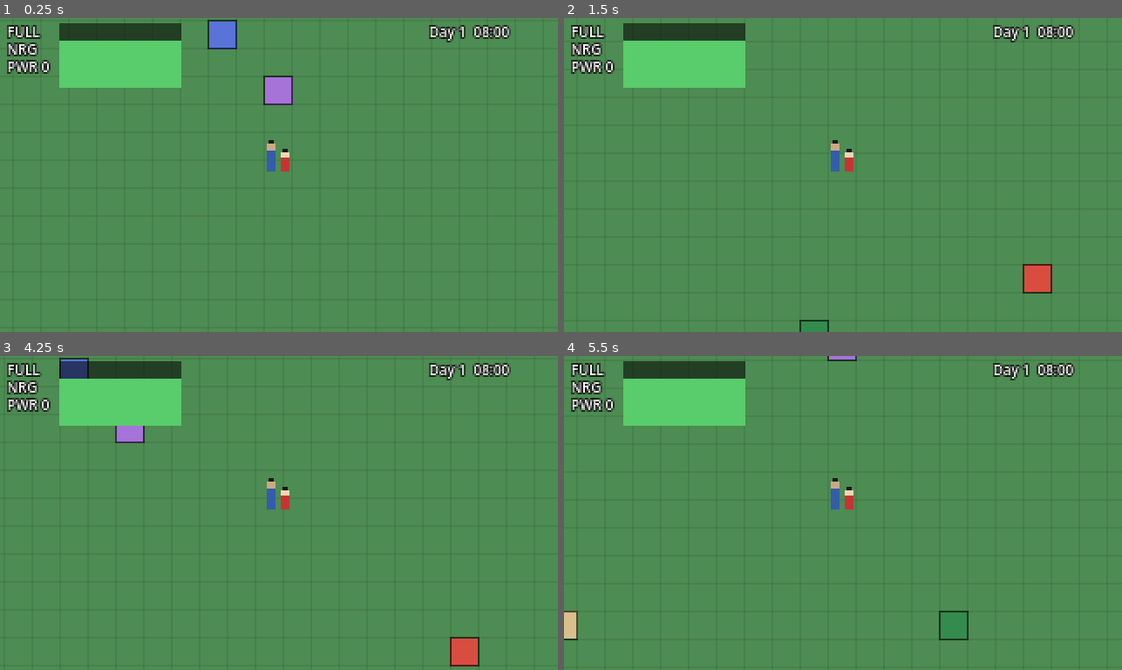
Above: before the commit, frames 1-4 (two rows, left to right).
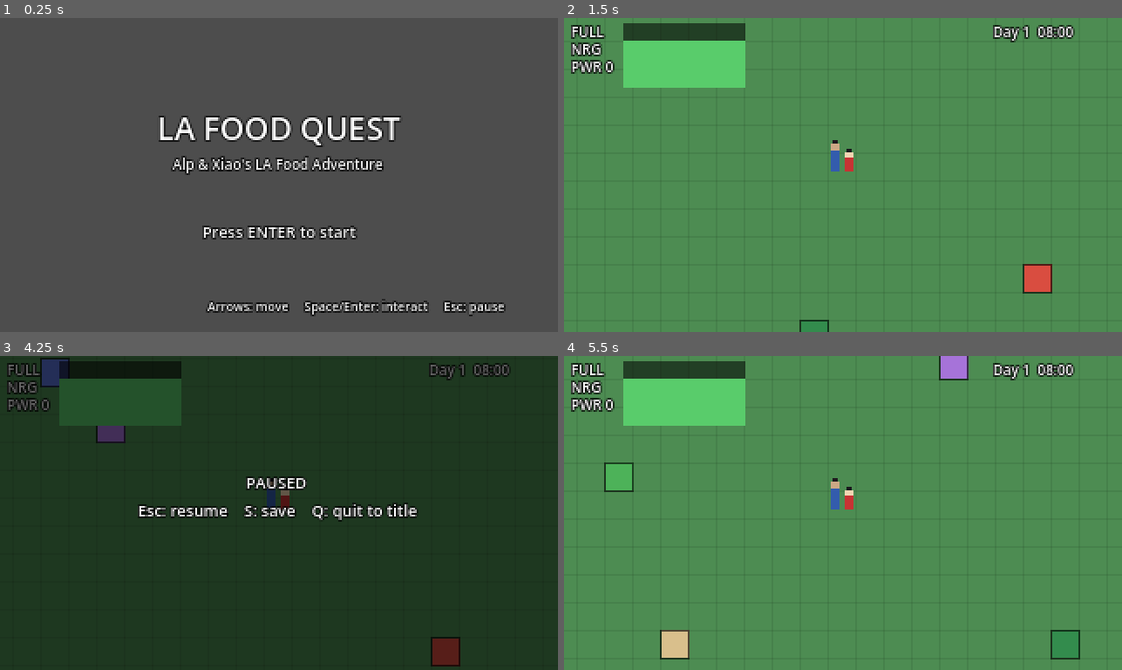
Above: after the commit, the same moments.

Repository: alexselig/la-food-quest
Game: Godot game, scene res://scenes/title.tscn
Same seed, same stepped clock (60 frames per second), same inputs: the game is played once before the commit and once after it. Before the commit the project starts from res://scenes/world.tscn.
Inputs:
- Up to frame 1 (0.25 s): no input
- Up to frame 2 (1.5 s): tap Enter (ui_accept) at 0.5, 0.77, 1.07 s; hold Right (ui_right) 0.53-1.28 s; tap Q at 0.6 s; tap L at 0.8, 1.35 s; hold Down (ui_down) from 1.28 s (still down)
- Up to frame 3 (4.25 s): tap Enter (ui_accept) at 1.52, 1.55, 1.82, 3.02, 3.32 s; release Down (ui_down) at 2.03 s; hold Right (ui_right) 2.03-2.78 s; hold Enter (ui_accept) 2.03-2.78 s; tap Q at 2.3, 2.85 s; hold Up (ui_up) 2.78-3.53 s; tap L at 3.05, 3.6 s; hold Left (ui_left) from 3.53 s (still down); hold Enter (ui_accept) from 3.53 s (still down); tap Escape (ui_cancel) at 4.15 s
- Up to frame 4 (5.5 s): release Enter (ui_accept) at 4.28 s; tap Q at 4.35 s; tap Enter (ui_accept) at 4.52, 4.82 s; release Left (ui_left) at 5.03 s; hold Down (ui_down) from 5.03 s (still down); tap L at 5.1 s

The runs differ from the first frame. In frame 1, 100% of the frame differs, in the area x 0-100%, y 0-100%; in frame 2, nothing differs; in frame 3, 100%; in frame 4, 2.7%.

Commit message:
Phase 5a: title screen, pause menu, JSON save/load (+ tests)
Co-authored-by: Copilot <223556219+Copilot@users.noreply.github.com>

Diff:
--- a/project.godot
+++ b/project.godot
@@ -3,7 +3,7 @@
 [application]
 config/name="LA Food Quest"
 config/description="Alp & Xiao's top-down LA food adventure (grid/tile-locked, Pokemon-style)."
-run/main_scene="res://scenes/world.tscn"
+run/main_scene="res://scenes/title.tscn"
 config/features=PackedStringArray("4.6", "GL Compatibility")
 
 [autoload]
--- /dev/null
+++ b/scenes/title.tscn
@@ -0,0 +1,6 @@
+[gd_scene format=3]
+
+[ext_resource type="Script" path="res://scripts/title.gd" id="1"]
+
+[node name="Title" type="Control"]
+script = ExtResource("1")
--- a/scripts/game_state.gd
+++ b/scripts/game_state.gd
@@ -131,3 +131,28 @@
     discovered = d.get("discovered", {})
     meters_changed.emit()
     time_changed.emit()
+
+const SAVE_PATH := "user://save.json"
+
+func has_save() -> bool:
+    return FileAccess.file_exists(SAVE_PATH)
+
+func save_game() -> void:
+    var fa := FileAccess.open(SAVE_PATH, FileAccess.WRITE)
+    if fa:
+        fa.store_string(JSON.stringify(to_dict()))
+        fa.close()
+
+func load_game() -> bool:
+    if not FileAccess.file_exists(SAVE_PATH):
+        return false
+    var fa := FileAccess.open(SAVE_PATH, FileAccess.READ)
+    if fa == null:
+        return false
+    var txt := fa.get_as_text()
+    fa.close()
+    var data = JSON.parse_string(txt)
+    if typeof(data) == TYPE_DICTIONARY:
+        from_dict(data)
+        return true
+    return false
--- /dev/null
+++ b/scripts/pause_menu.gd
@@ -0,0 +1,49 @@
+extends CanvasLayer
+## Pause overlay: Esc toggles pause; while paused, S saves, Q quits to title.
+## Uses PROCESS_MODE_ALWAYS so it keeps handling input while the tree is paused.
+
+var _overlay: ColorRect
+var _label: Label
+var _paused := false
+
+func _ready() -> void:
+    layer = 200
+    process_mode = Node.PROCESS_MODE_ALWAYS
+    _overlay = ColorRect.new()
+    _overlay.color = Color(0, 0, 0, 0.6)
+    _overlay.set_anchors_preset(Control.PRESET_FULL_RECT)
+    _overlay.visible = false
+    add_child(_overlay)
+    _label = Label.new()
+    _label.position = Vector2(0, 66)
+    _label.size = Vector2(320, 60)
+    _label.horizontal_alignment = HORIZONTAL_ALIGNMENT_CENTER
+    _label.add_theme_font_size_override("font_size", 9)
+    _label.add_theme_color_override("font_color", Color(1, 1, 1))
+    _label.add_theme_color_override("font_outline_color", Color(0, 0, 0))
+    _label.add_theme_constant_override("outline_size", 3)
+    _set_text("")
+    _overlay.add_child(_label)
+
+func _set_text(extra: String) -> void:
+    _label.text = "PAUSED %s\nEsc: resume    S: save    Q: quit to title" % extra
+
+func _input(event: InputEvent) -> void:
+    if event.is_action_pressed("ui_cancel"):
+        _toggle()
+        get_viewport().set_input_as_handled()
+    elif _paused and event is InputEventKey and event.pressed and not event.echo:
+        var gs := get_node_or_null("/root/GameState")
+        if event.keycode == KEY_S and gs:
+            gs.save_game()
+            _set_text("(saved!)")
+        elif event.keycode == KEY_Q:
+            get_tree().paused = false
+            get_tree().change_scene_to_file("res://scenes/title.tscn")
+
+func _toggle() -> void:
+    _paused = not _paused
+    get_tree().paused = _paused
+    _overlay.visible = _paused
+    if _paused:
+        _set_text("")
--- /dev/null
+++ b/scripts/title.gd
@@ -0,0 +1,42 @@
+extends Control
+## Title screen: start a new run or load a save.
+
+func _ready() -> void:
+    set_anchors_preset(Control.PRESET_FULL_RECT)
+    var bg := ColorRect.new()
+    bg.color = Color(0.11, 0.13, 0.20)
+    bg.set_anchors_preset(Control.PRESET_FULL_RECT)
+    add_child(bg)
+    _label("LA FOOD QUEST", 50, 18)
+    _label("Alp & Xiao's LA Food Adventure", 78, 8)
+    _label("Press ENTER to start", 116, 9)
+    var gs := get_node_or_null("/root/GameState")
+    if gs and gs.has_save():
+        _label("Press L to load your save", 132, 8)
+    _label("Arrows: move     Space/Enter: interact     Esc: pause", 160, 7)
+
+func _label(text: String, y: float, size: int) -> void:
+    var l := Label.new()
+    l.text = text
+    l.position = Vector2(10, y)
+    l.size = Vector2(300, size + 6)
+    l.horizontal_alignment = HORIZONTAL_ALIGNMENT_CENTER
+    l.add_theme_font_size_override("font_size", size)
+    l.add_theme_color_override("font_color", Color(1, 1, 1))
+    l.add_theme_color_override("font_outline_color", Color(0, 0, 0))
+    l.add_theme_constant_override("outline_size", 3)
+    add_child(l)
+
+func _input(event: InputEvent) -> void:
+    if event.is_action_pressed("ui_accept"):
+        _start_new()
+    elif event is InputEventKey and event.pressed and not event.echo and event.keycode == KEY_L:
+        var gs := get_node_or_null("/root/GameState")
+        if gs and gs.has_save() and gs.load_game():
+            get_tree().change_scene_to_file("res://scenes/world.tscn")
+
+func _start_new() -> void:
+    var gs := get_node_or_null("/root/GameState")
+    if gs:
+        gs.reset()
+    get_tree().change_scene_to_file("res://scenes/world.tscn")
--- a/scripts/world.gd
+++ b/scripts/world.gd
@@ -10,6 +10,7 @@
 
 const GridPlayerScript := preload("res://scripts/grid_player.gd")
 const HudScript := preload("res://scripts/hud.gd")
+const PauseMenuScript := preload("res://scripts/pause_menu.gd")
 
 var blocked: Dictionary = {}          # Vector2i -> true
 var objects_by_cell: Dictionary = {}  # Vector2i -> object dict
@@ -115,6 +116,7 @@
 func _setup_hud() -> void:
     hud = HudScript.new()
     add_child(hud)
+    add_child(PauseMenuScript.new())
 
 func _draw() -> void:
     for x in COLS:
--- a/test/logic_test.gd
+++ b/test/logic_test.gd
@@ -98,6 +98,22 @@
     f += ck(GS2.quest_state == GameStateScript.Quest.COMPLETE and ("WIN" in mwin), "legendary wins when unlocked")
     GS2.free()
 
+    # --- save / load ---
+    var GS3 = GameStateScript.new()
+    GS3.power = 42
+    GS3.fullness = 33.0
+    GS3.energy = 55.0
+    GS3.minutes = 600
+    GS3.day = 2
+    GS3.discovered["taco"] = true
+    GS3.save_game()
+    var GS4 = GameStateScript.new()
+    f += ck(GS4.has_save() == true, "save file exists")
+    f += ck(GS4.load_game() == true, "load succeeds")
+    f += ck(GS4.power == 42 and GS4.day == 2 and GS4.discovered.has("taco"), "loaded state matches saved")
+    GS3.free()
+    GS4.free()
+
     GS.free()
     W.free()
     return f
